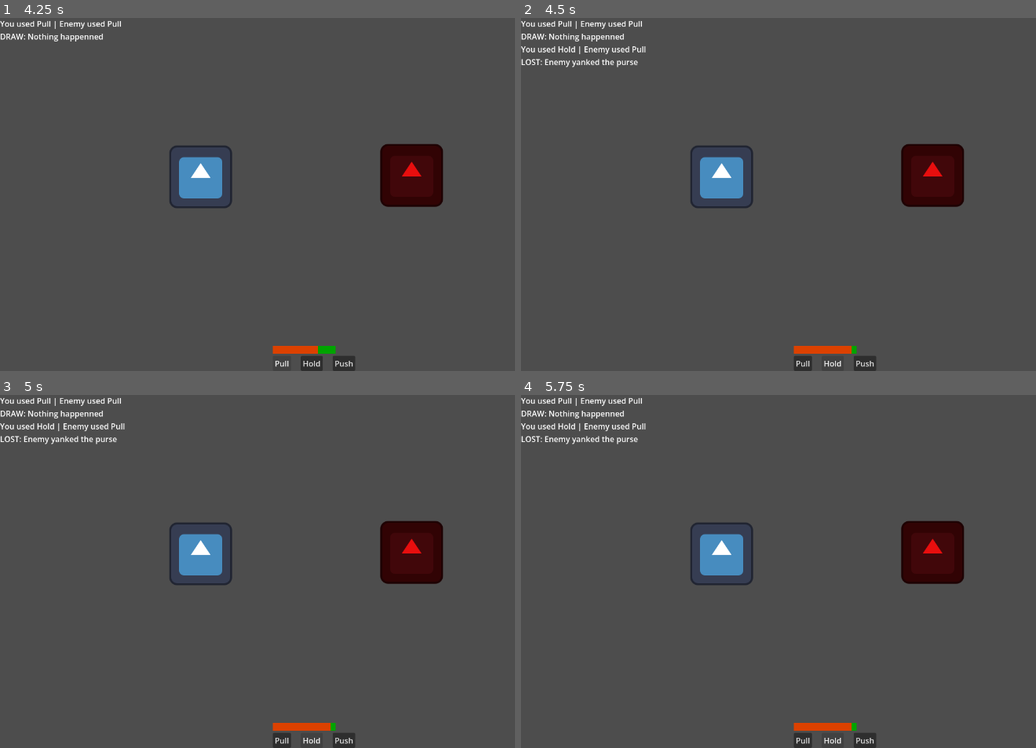
Above: before the commit, frames 1-4 (two rows, left to right).
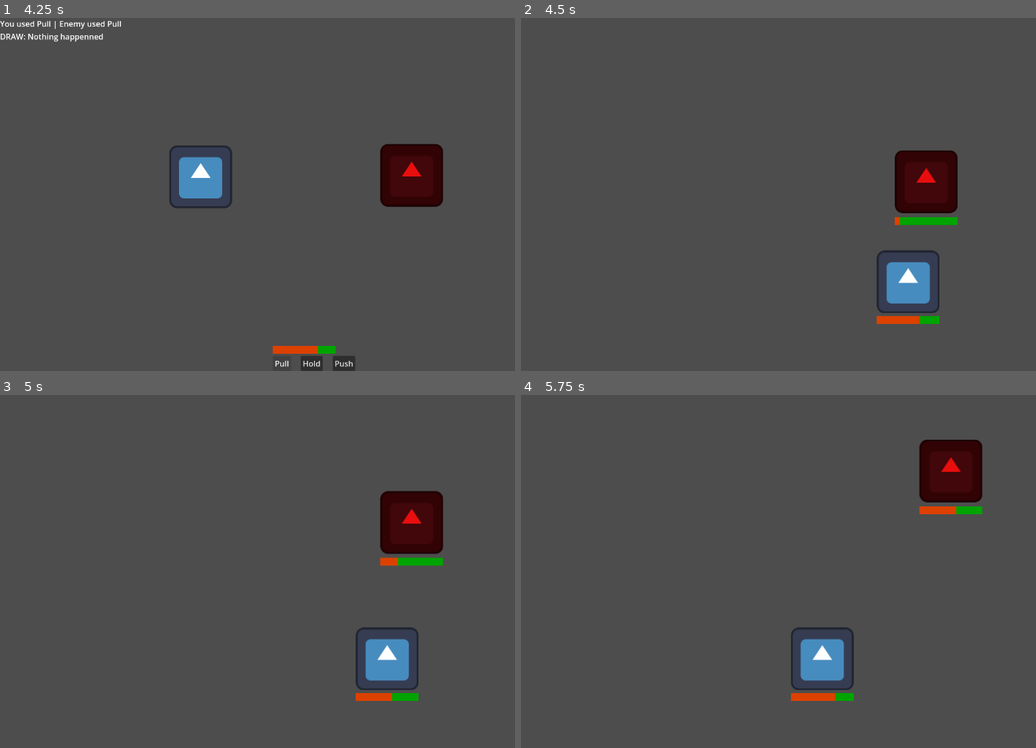
Above: after the commit, the same moments.

Repository: johnreybacal/gran-theft-aubrey
Game: Godot game, scene res://scenes/game_explore.tscn
Two runs of this game, one before a commit and one after it. Both use one fixed random seed, a clock stepped at 60 frames per second and the inputs below. The engine's default icon, where the game draws it, is replaced by a stand-in: a white triangle on a blue panel in a dark square.
Inputs:
- Up to frame 1 (4.25 s): tap Enter at 0.5 s; hold D (move_right) 0.53-1.28 s; hold S (move_down) 1.28-2.03 s; hold D (move_right) 2.03-2.78 s; hold W (move_up) 2.78-3.5 s; click "Pull" at 3.5 s
- Up to frame 2 (4.5 s): click "Hold" at 4.25 s
- Up to frame 3 (5 s): no input
- Up to frame 4 (5.75 s): hold A (move_left) from 5.03 s (still down)

Frame 1 is identical in both runs. In frame 2, 5.4% of the frame differs, in the area x 0-86%, y 0-100%; in frame 3, 6.5%; in frame 4, 8.8%, in the area x 0-90%, y 0-100%.

Commit message:
fix initial state

Diff:
--- a/scripts/game_fight.gd
+++ b/scripts/game_fight.gd
@@ -20,8 +20,7 @@
 
 func _on_move(move: Meta.Moves):
     var is_winner = false
-    # var is_draw = false
-    var is_draw = true
+    var is_draw = false
     var enemy_move: Meta.Moves = Meta.Moves.values().pick_random()
 
     hud.append_log("You used " + Meta.get_move_name(move) + " | Enemy used " + Meta.get_move_name(enemy_move))
